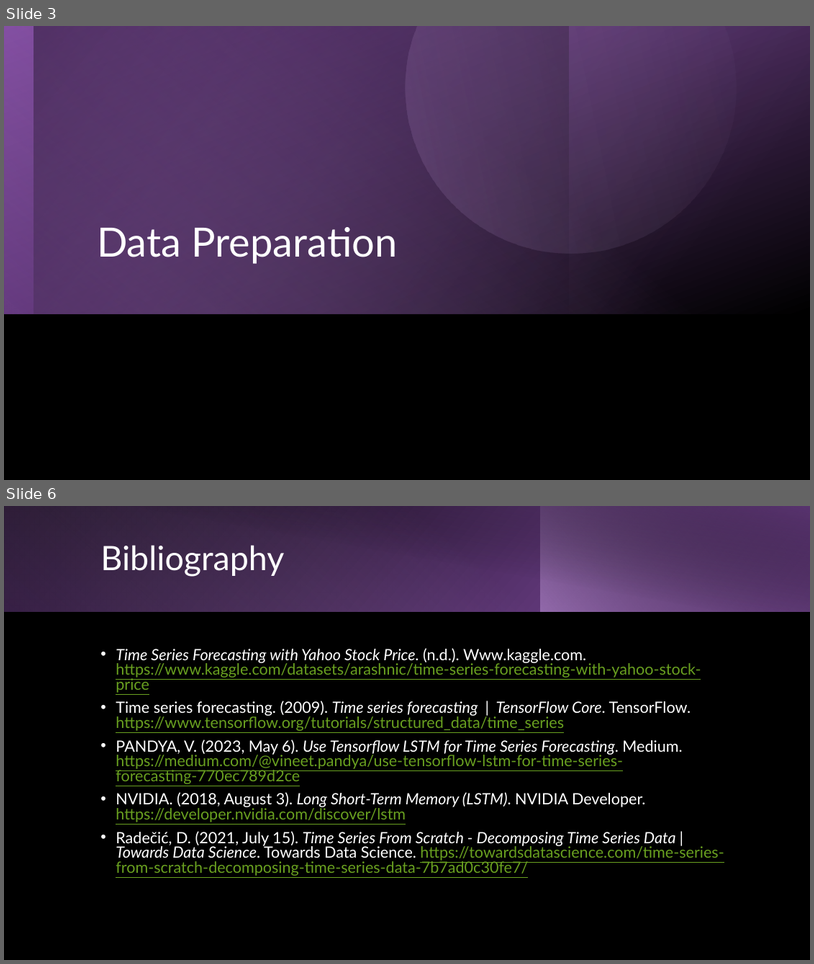
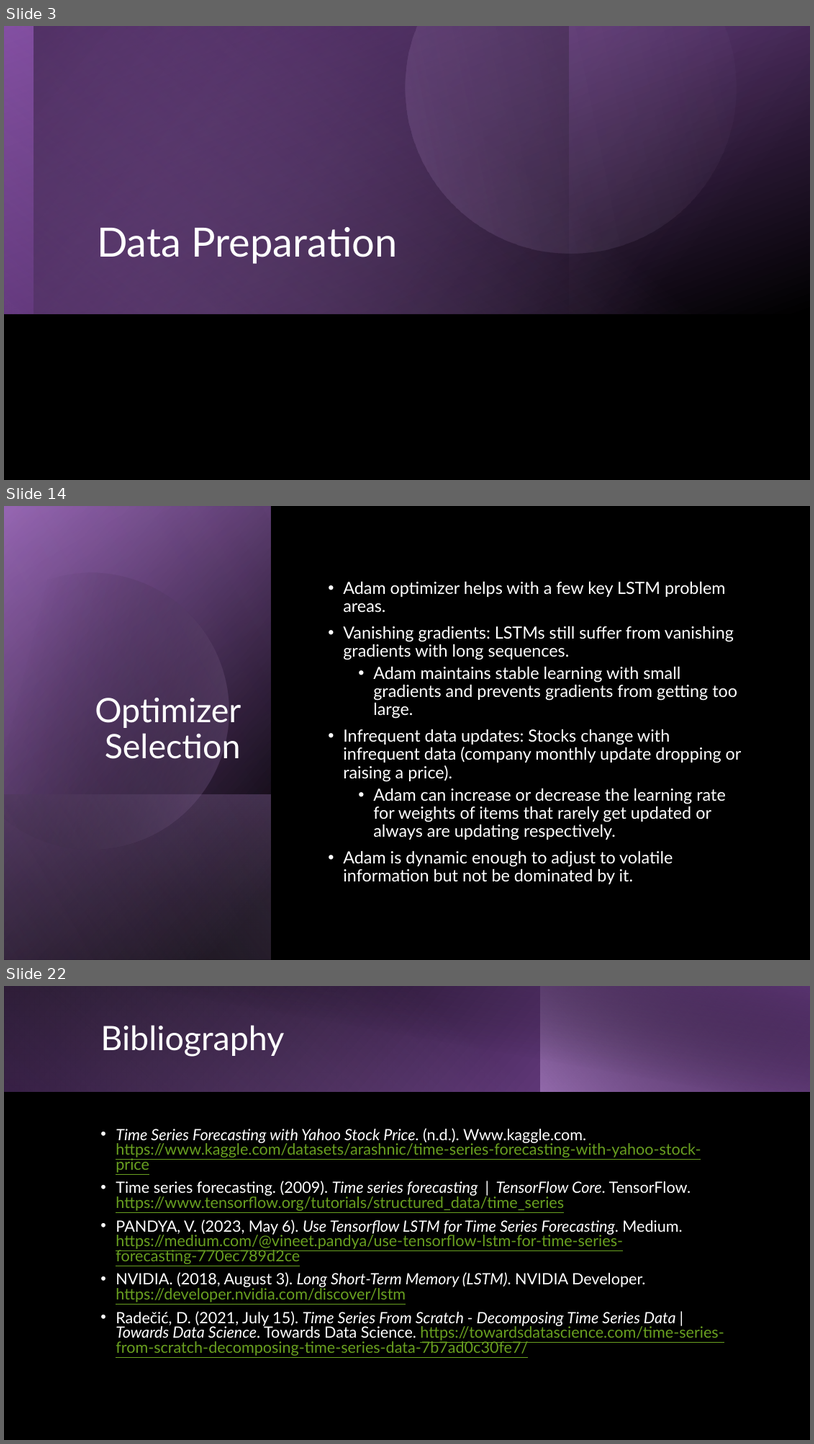
Before and after one commit to jeffmoe/CST_605_Week3, a slide deck: Week3.pptx. Shown one above the other, each under a label of ours: slides 3 and 6 before the commit, slides 3, 14 and 22 after it; the slides between them are not shown. The pictures are 814x964 and 814x1444 pixels, drawn with LibreOffice and Linux fonts; fonts in the diff are those of the drawing. Boxes give left, top, right and bottom in pixels: in the first picture for what was removed or moved away, otherwise in the second. Text is boxed around its words. In the diff, an @@ line names an element or a change of style, - is before the commit and + after.

```diff
--- a/Week3.pptx
+++ b/Week3.pptx
@@ slide 14 added at [4, 506, 810, 960], background #000000 @@
@@ rectangle added at [4, 506, 810, 960], fill #000000 @@
@@ rectangle added at [4, 506, 271, 960], fill gradient #000000 to #874EA9 @@
@@ rectangle added at [4, 507, 271, 960], fill gradient #000000 to #AD84C6 @@
@@ rectangle added at [4, 506, 271, 959], fill gradient #000000 to #CEB5DD @@
@@ freeform shape added at [4, 540, 262, 877], fill gradient #000000 to #AD84C6 @@
@@ text added at [343, 581, 742, 884], 20 pt, text #FFFFFF @@
+• Adam optimizer helps with a few key LSTM problem areas.
+• Vanishing gradients: LSTMs still suffer from vanishing gradients with long sequences.
+  • Adam maintains stable learning with small gradients and prevents gradients from getting too large.
+• Infrequent data updates: Stocks change with infrequent data (company monthly update dropping or raising a price).
+  • Adam can increase or decrease the learning rate for weights of items that rarely get updated or always are updating respectively.
+• Adam is dynamic enough to adjust to volatile information but not be dominated by it.
@@ title added at [95, 698, 241, 759], 40 pt, text #FFFFFF @@
+Optimizer Selection
@@ rectangle added at [4, 794, 271, 960], fill gradient #AD84C6 to #000000 @@
@@ what was slide 6 is now slide 22 @@
```
Also in this commit, not shown: 1 slide changed, 16 other slides added, 1 slide removed, 2 other files.
